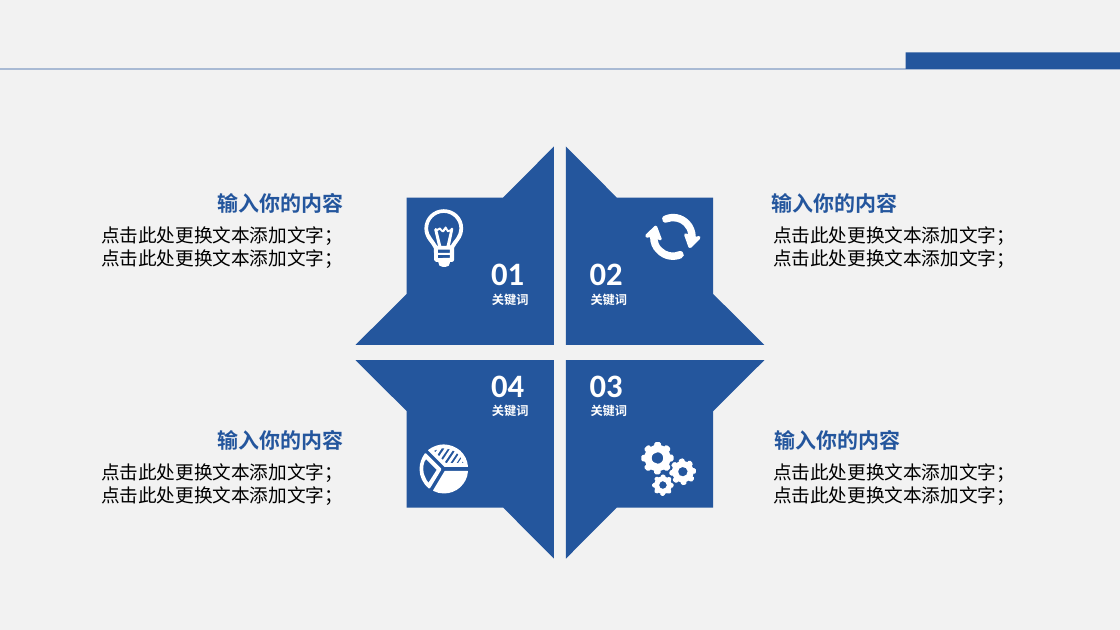
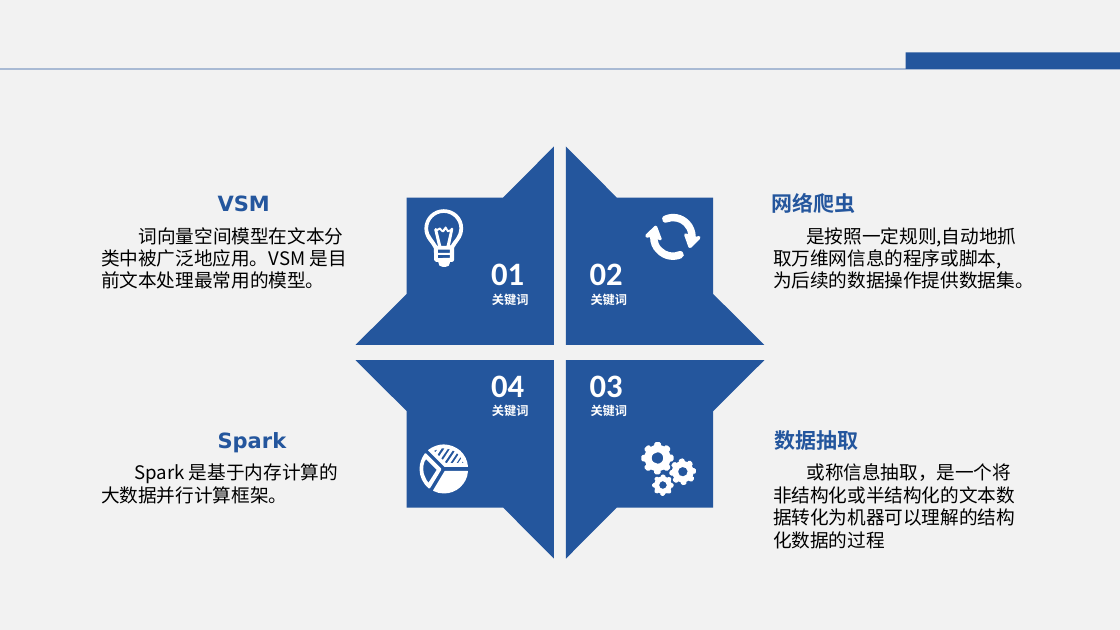
Before and after one commit to 25th-engineer/DaChuangFiles, a slide deck: slide 9 of 大创申报答辩.pptx (slide 8 before the commit). Drawn at 1120x630 pixels with LibreOffice and Linux fonts; fonts in the diff are those of the drawing. Boxes give left, top, right and bottom in pixels: in the first picture for what was removed or moved away, otherwise in the second. Text is boxed around its words. In the diff, an @@ line names an element or a change of style, - is before the commit and + after.

```diff
--- a/大创申报答辩.pptx
+++ b/大创申报答辩.pptx
@@ text at bbox=[218, 195, 270, 212]: text changed @@
-输入你的内容
+VSM
@@ text at bbox=[771, 193, 855, 213]: text changed @@
-输入你的内容
+网络爬虫
@@ text at bbox=[101, 227, 347, 289]: text changed @@
-点击此处更换文本添加文字；点击此处更换文本添加文字；
+词向量空间模型在文本分类中被广泛地应用。VSM 是目前文本处理最常用的模型。
@@ text at bbox=[773, 227, 1034, 289]: text changed @@
-点击此处更换文本添加文字；点击此处更换文本添加文字；
+是按照一定规则,自动地抓取万维网信息的程序或脚本,为后续的数据操作提供数据集。
@@ text at bbox=[218, 432, 287, 453]: text changed @@
-输入你的内容
+Spark
@@ text at bbox=[774, 430, 858, 450]: text changed @@
-输入你的内容
+数据抽取
@@ text at bbox=[101, 463, 338, 504]: text changed @@
-点击此处更换文本添加文字；点击此处更换文本添加文字；
+Spark 是基于内存计算的大数据并行计算框架。
@@ text at bbox=[773, 463, 1015, 549]: text changed @@
-点击此处更换文本添加文字；点击此处更换文本添加文字；
+或称信息抽取，是一个将非结构化或半结构化的文本数据转化为机器可以理解的结构化数据的过程
```
Also in this commit, not shown: 1 other slide changed, 6 slides added, 5 slides removed.
